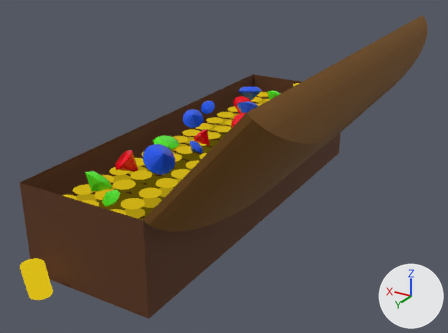
The glTF model public/treasure_chest.glb as it was, and as the next commit left it.
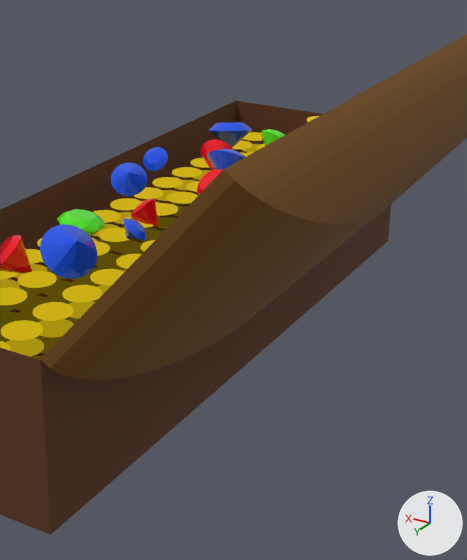
Each version is shown whole from a 50 mm camera at (-4.84, 8.03, 3.68) aimed at (-0.19, 0.29, -0.19), then close up on the part from 27% to 86% of the width and 5% to 100% of the height. Every picture has the same lights, and +X, +Y and +Z are marked at lower right. Where no turn or scale is listed for an object, it has been applied to the vertices.

In view in the first close-up: 'Cube', 'Cube.001', 'Cylinder.001', 'coinstack 1.012', 'coinstack 1.016', 'coinstack 1.018', 'coinstack 1.020', 'coinstack 1.021', 'coinstack 1.022', 'coinstack 1.023', 'diamond 1.003', 'dobj.002', 'dobj.003'.
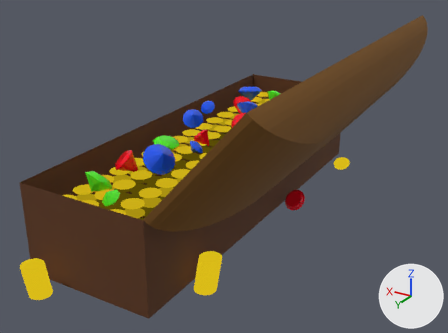
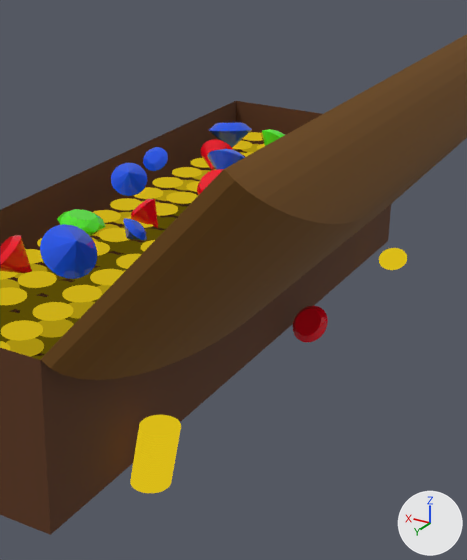
Location of each change, [x1, y1, x2, y2] in pixels of the close-ups (467 x 560 px):
'Cylinder.005', added: after [130, 415, 181, 493]
'diamond 1.006', added (red): after [293, 306, 328, 342]
'Cylinder.001', moved, turned: before [307, 116, 319, 122]; after [379, 248, 407, 270]

The change, as a diff of the scene's bpy script:
```diff
--- a/public/treasure_chest.glb.py
+++ b/public/treasure_chest.glb.py
@@ me_cone_006 @@
+me_cone_006.from_pydata(...)  # 97 vertices, 190 faces; spans x -0.15..0.208, y -0.076..0.261, z -0.062..0.255
+me_cone_006.materials.append(mat_diamond)  # red #e70821
@@ me_cylinder_028 @@
+me_cylinder_028.from_pydata(...)  # 1600 vertices, 3100 faces; spans x -0.207..0.152, y -0.2..0.152, z -0.152..0.32
+me_cylinder_028.materials.append(mat_material_001)  # black #000000
@@ ob_cylinder_001 @@
 ob_cylinder_001 = bpy.data.objects.new('Cylinder.001', me_cylinder_001)
-ob_cylinder_001.location = (-0.216, -2.503, 0.604)
+ob_cylinder_001.location = (-1.106, -2.503, -0.849)
+ob_cylinder_001.rotation_euler = (-0.519, 0.0, 0.0)  # degrees (-30, 0, 0)
 ob_cylinder_001.scale = (0.152, 0.152, 0.152)
@@ ob_diamond_1_006 @@
+ob_diamond_1_006 = bpy.data.objects.new('diamond 1.006', me_cone_006)
+ob_diamond_1_006.location = (-1.107, -0.652, -1.01)
@@ ob_cylinder_005 @@
+ob_cylinder_005 = bpy.data.objects.new('Cylinder.005', me_cylinder_028)
+ob_cylinder_005.location = (-1.08, 2.251, -0.87)
```
